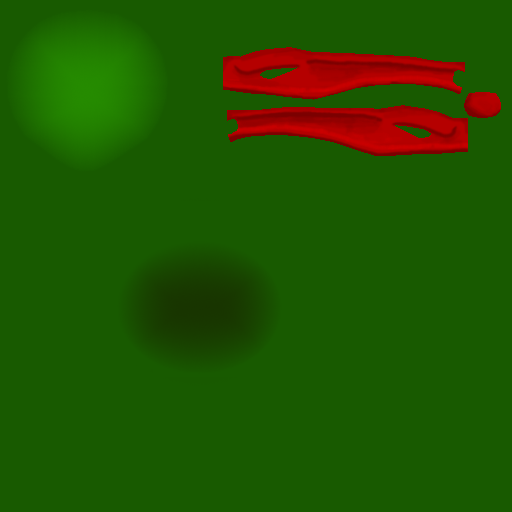
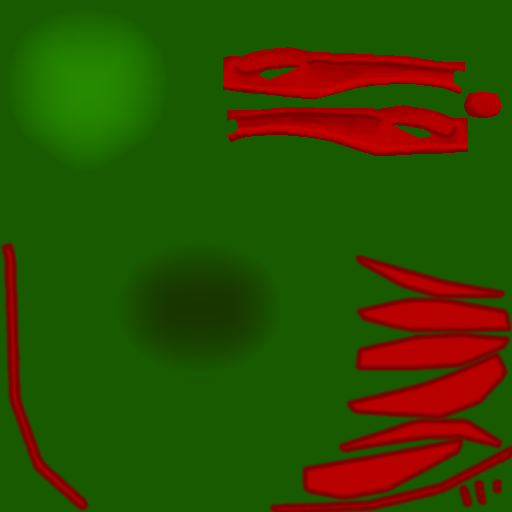
Two versions of the same layered image (512×512). Layer-by-layer changes:
painted on "Bandana" over [0, 242, 512, 512]
showed "Background", painted on it over [4, 242, 512, 512]
